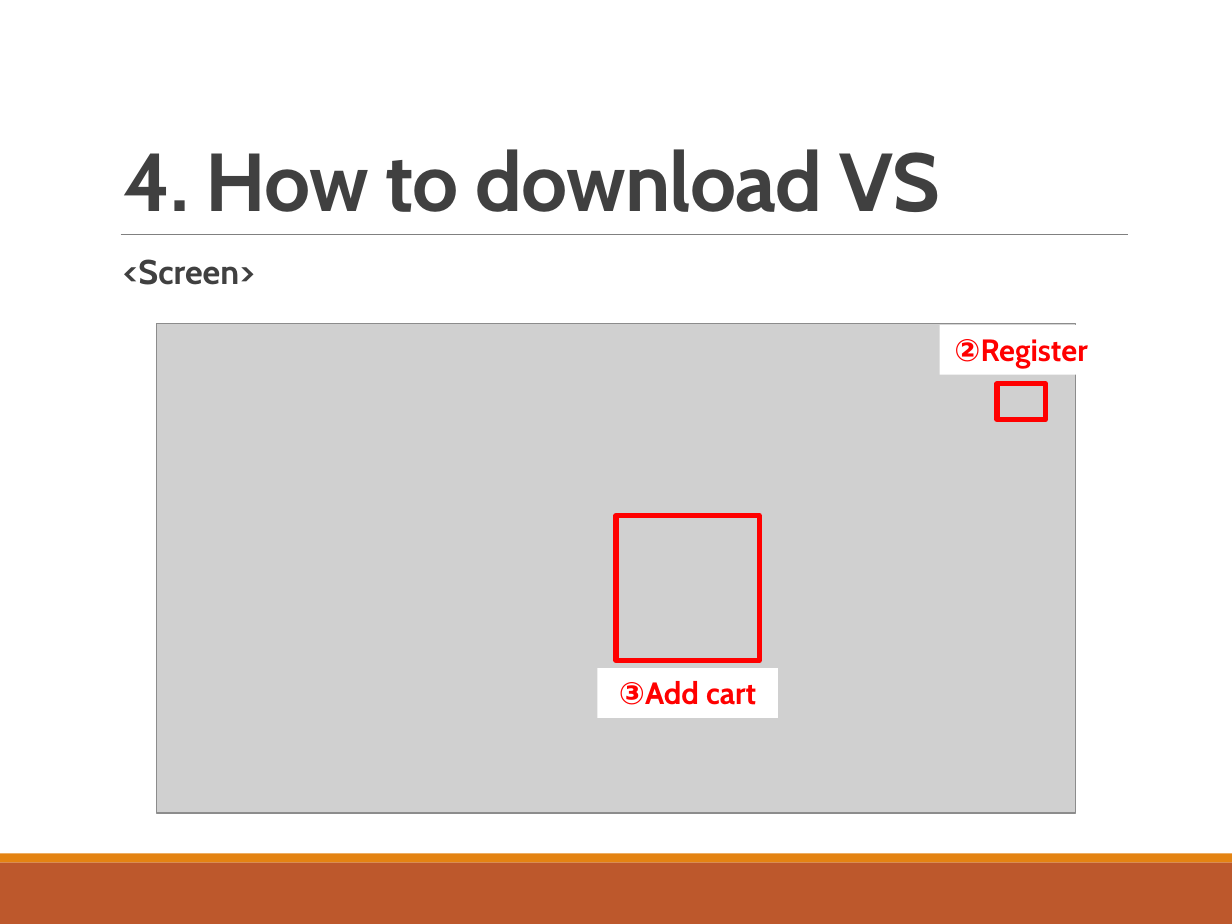
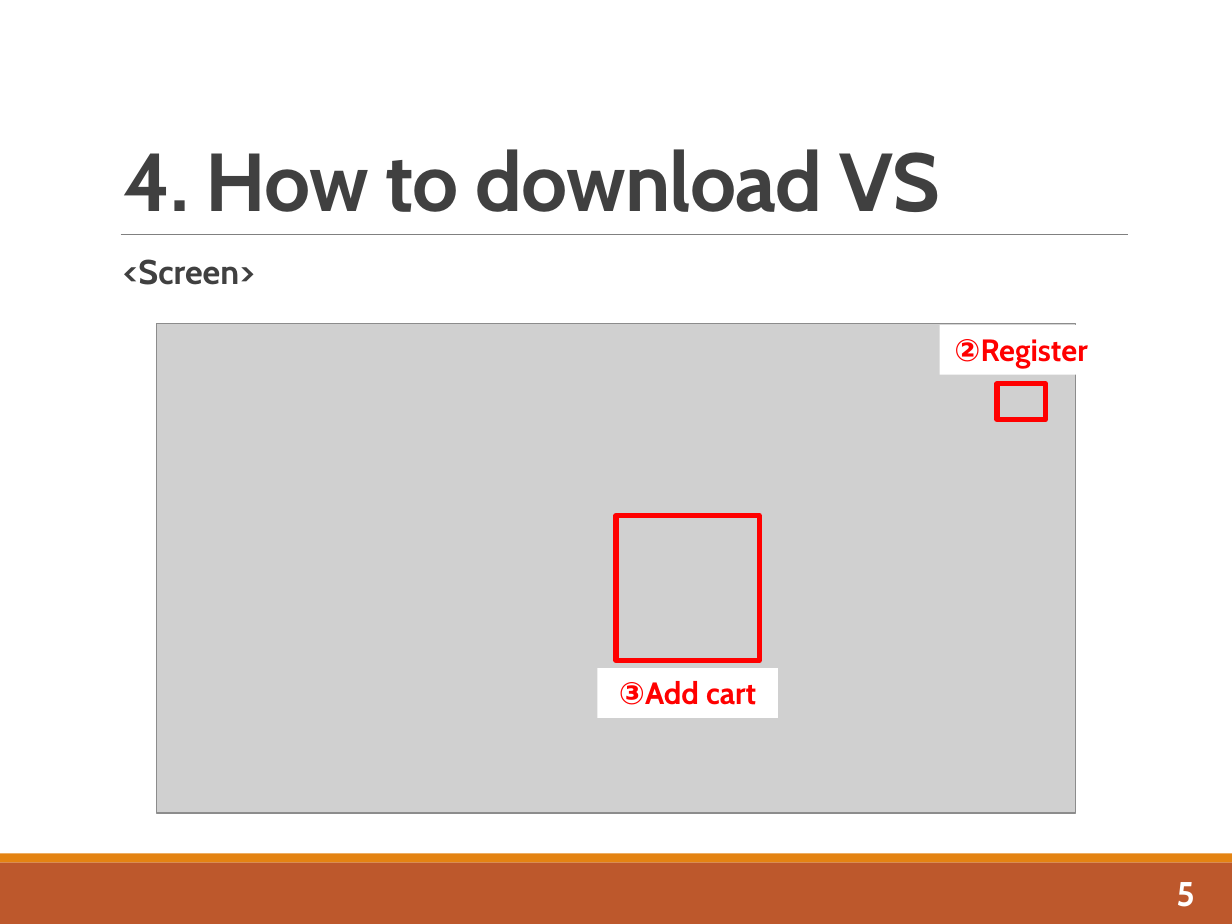
Before and after one commit to whcitizen/citizen-_task, a slide deck: slide 7 of 02_working/07_IDE/02_スライド/IDE&VS_20180508.pptx. Drawn at 1232x924 pixels with LibreOffice and Linux fonts; fonts in the diff are those of the drawing; grey boxes stand for pictures. Boxes give left, top, right and bottom in pixels: in the first picture for what was removed or moved away, otherwise in the second. Text is boxed around its words. In the diff, an @@ line names an element or a change of style, - is before the commit and + after.

```diff
--- a/02_working/07_IDE/02_スライド/IDE&VS_20180508.pptx
+++ b/02_working/07_IDE/02_スライド/IDE&VS_20180508.pptx
@@ text added at (1176, 882, 1194, 907), 20 pt, text #FFFFFF, bold @@
+5
```
Also in this commit, not shown: 10 other slides changed, 1 slide added, 1 slide removed.
